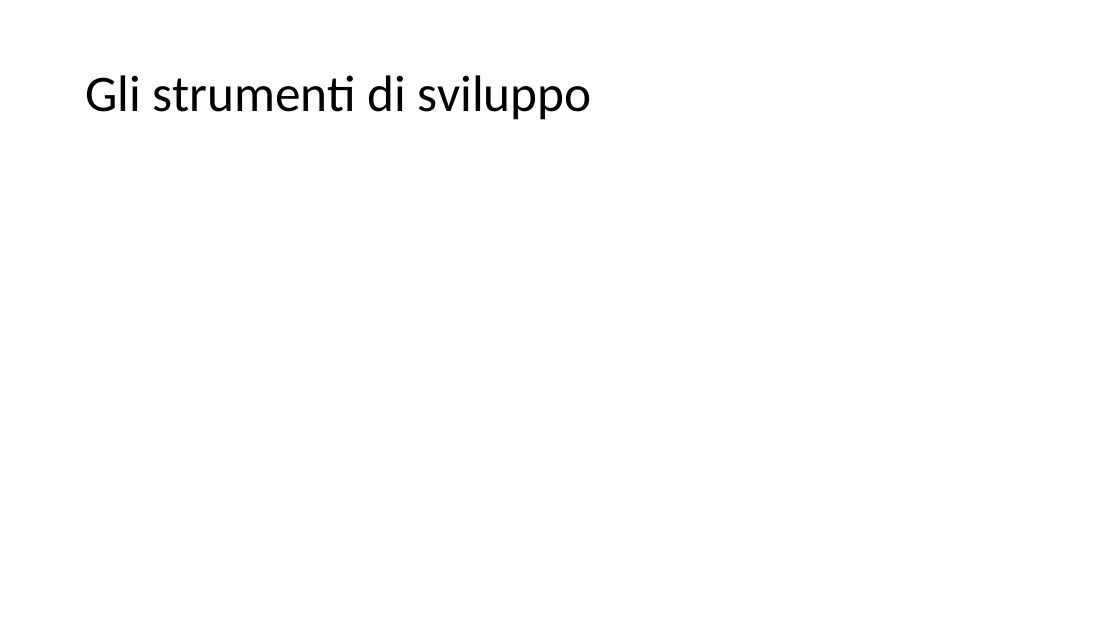
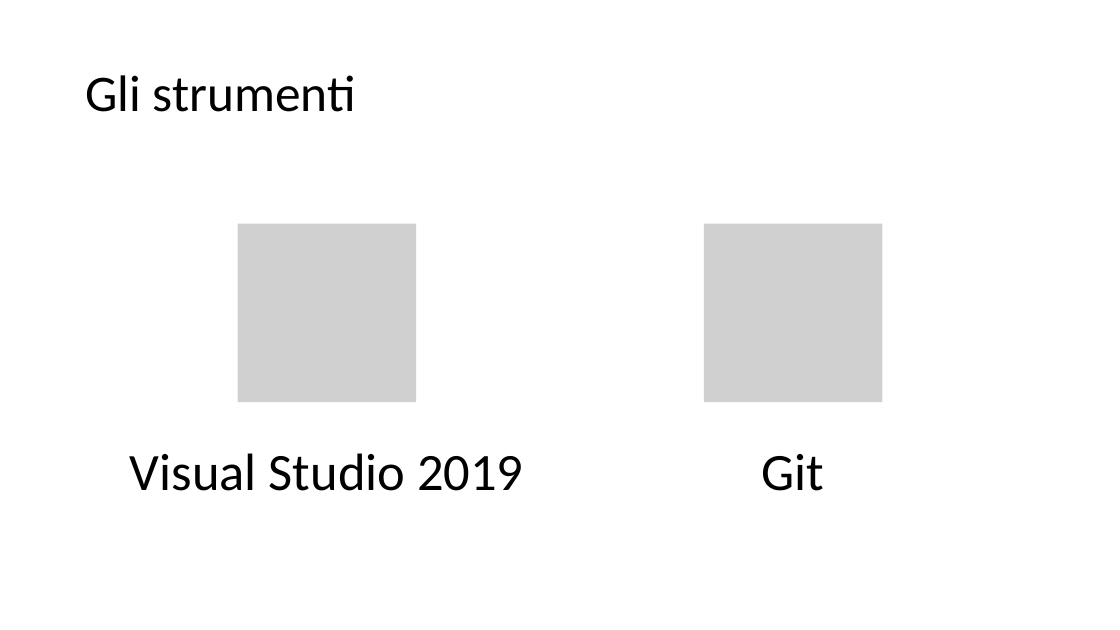
Before and after one commit to danieleromanazzi/wpf-tutorial, a slide deck: slide 7 of wpf-tutorial.pptx (slide 6 before the commit). Drawn at 1120x630 pixels with LibreOffice and Linux fonts; fonts in the diff are those of the drawing; grey boxes stand for pictures. Boxes give left, top, right and bottom in pixels: in the first picture for what was removed or moved away, otherwise in the second. Text is boxed around its words. In the diff, an @@ line names an element or a change of style, - is before the commit and + after.

```diff
--- a/wpf-tutorial.pptx
+++ b/wpf-tutorial.pptx
@@ title at (85, 75, 356, 112): text changed @@
-Gli strumenti di sviluppo
+Gli strumenti
@@ group added at (130, 223, 883, 491): 2 pictures, 2 texts @@
+Visual Studio 2019
+Git
```
Also in this commit, not shown: 16 other slides changed, 57 slides added, 4 slides removed, 3 other files.
